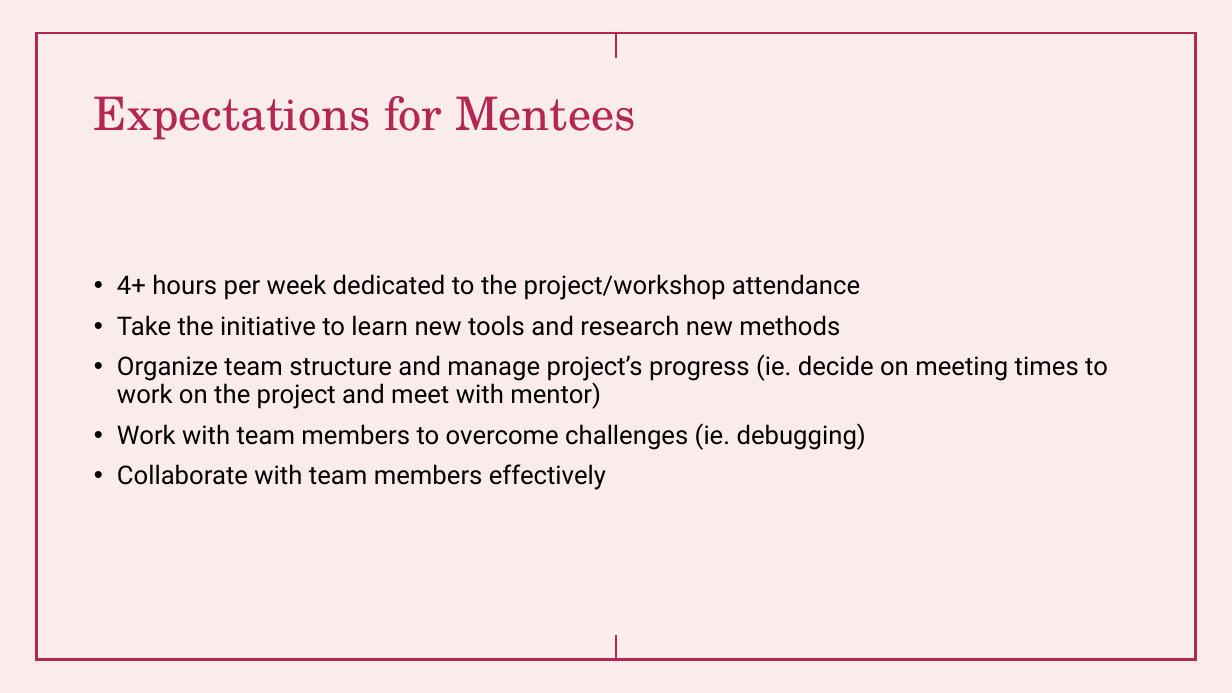
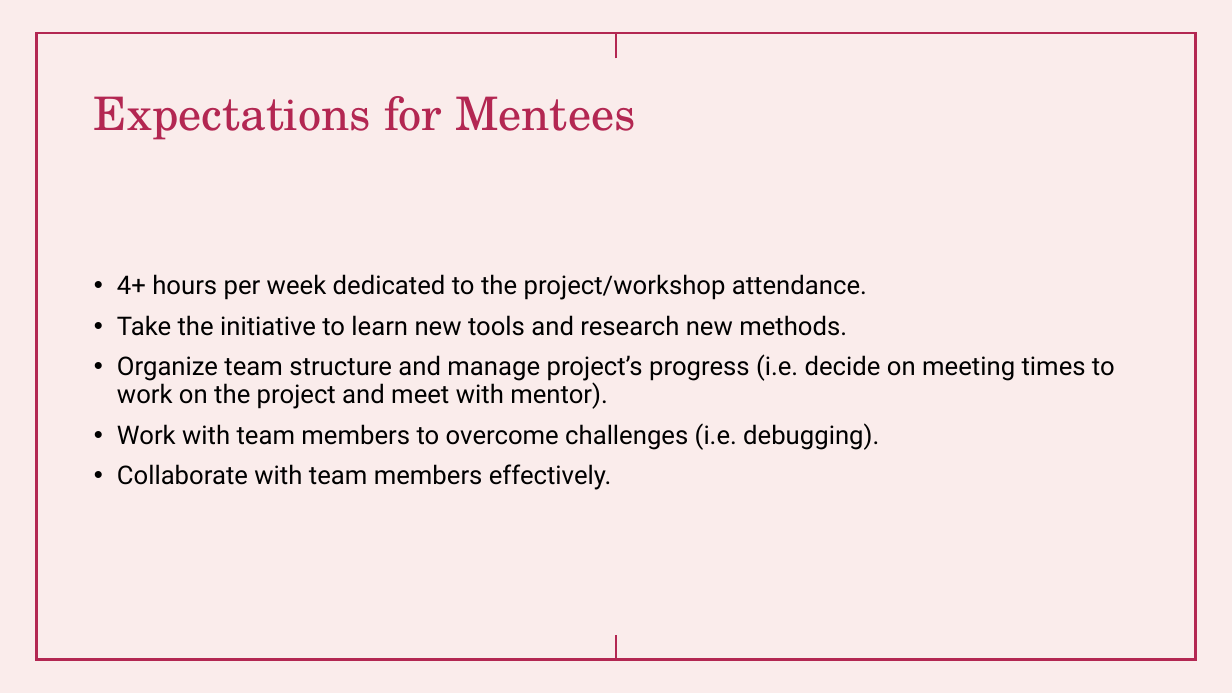
Before and after one commit to shawna-tuli-silicon-valley/uci-ics-bi-and-data-science, a slide deck: slide 12 of presentations/BI Analysis (Partner Business Modeling).pptx. Drawn at 1232x693 pixels with LibreOffice and Linux fonts; fonts in the diff are those of the drawing. Boxes give left, top, right and bottom in pixels: in the first picture for what was removed or moved away, otherwise in the second. Text is boxed around its words. In the diff, an @@ line names an element or a change of style, - is before the commit and + after.

```diff
--- a/presentations/BI Analysis (Partner Business Modeling).pptx
+++ b/presentations/BI Analysis (Partner Business Modeling).pptx
@@ text at <box>117,274,1115,490</box>: text changed @@
-• 4+ hours per week dedicated to the project/workshop attendance
-• Take the initiative to learn new tools and research new methods
-• Organize team structure and manage project’s progress (ie. decide on meeting times to work on the project and meet with mentor)
-• Work with team members to overcome challenges (ie. debugging)
-• Collaborate with team members effectively
+• 4+ hours per week dedicated to the project/workshop attendance.
+• Take the initiative to learn new tools and research new methods.
+• Organize team structure and manage project’s progress (i.e. decide on meeting times to work on the project and meet with mentor).
+• Work with team members to overcome challenges (i.e. debugging).
+• Collaborate with team members effectively.
```
Also in this commit, not shown: 5 other slides changed.
